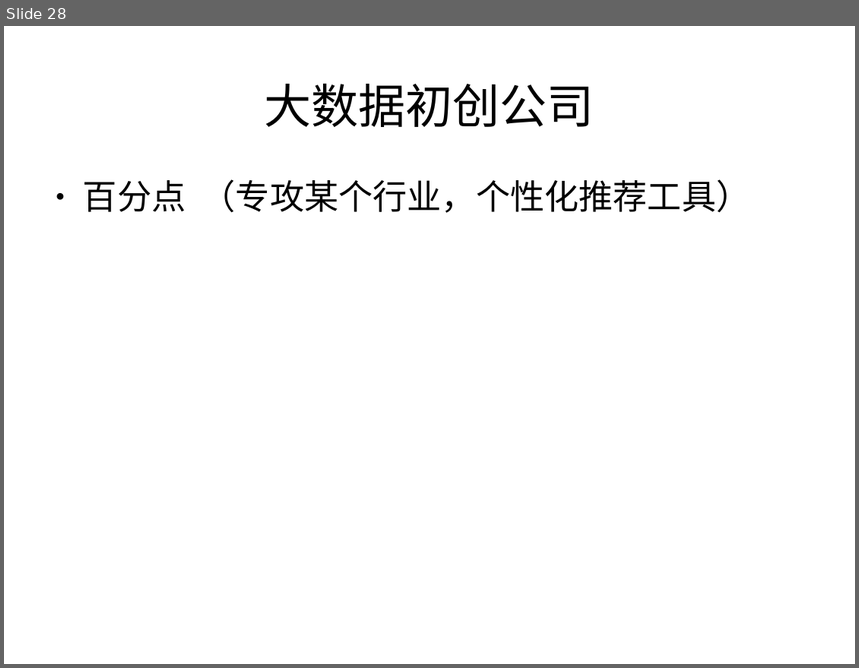
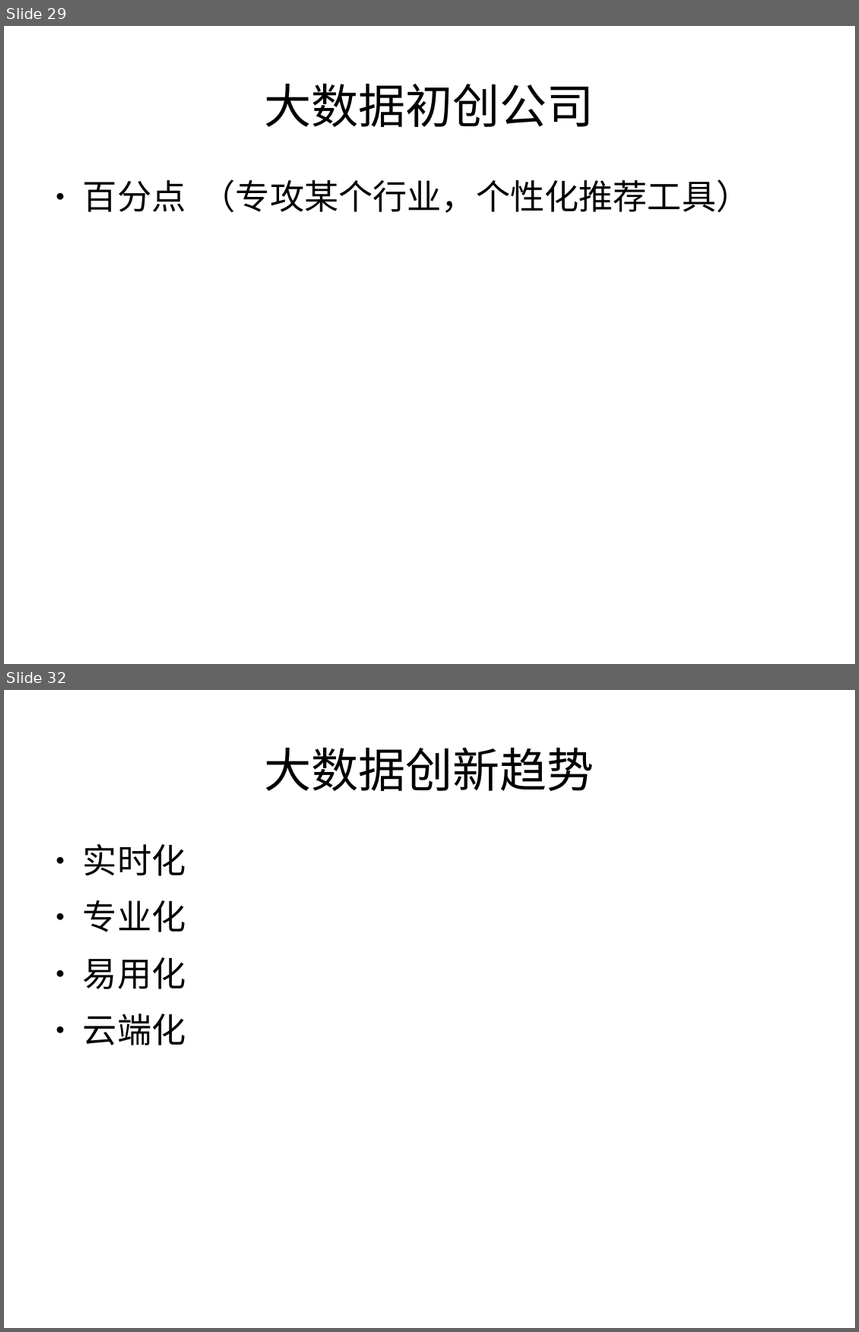
Before and after one commit to zouzhberk/Notes, a slide deck: bigdata/about-bigdata-product.odp. Shown one above the other, each under a label of ours: slide 28 before the commit, slides 29 and 32 after it; the slides between them are not shown. The pictures are 859x668 and 859x1332 pixels, drawn with LibreOffice and Linux fonts; fonts in the diff are those of the drawing. Boxes give left, top, right and bottom in pixels: in the first picture for what was removed or moved away, otherwise in the second. Text is boxed around its words. In the diff, an @@ line names an element or a change of style, - is before the commit and + after.

```diff
--- a/bigdata/about-bigdata-product.odp
+++ b/bigdata/about-bigdata-product.odp
@@ slide 32 added at [4,690,855,1328], background #FFFFFF @@
@@ title added at [264,747,595,791], 44 pt, text #000000 @@
+大数据创新趋势
@@ text added at [83,844,186,1046], 32 pt, text #000000 @@
+● 实时化
+● 专业化
+● 易用化
+● 云端化
@@ what was slide 28 is now slide 29 @@
```
Also in this commit, not shown: 3 slides changed, 10 other slides added, 1 other file.
